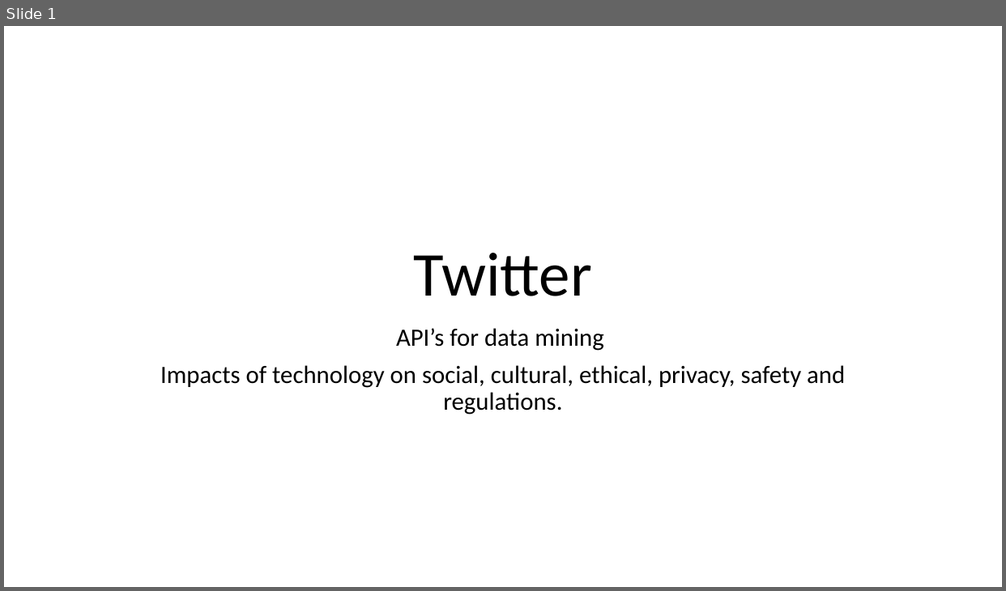
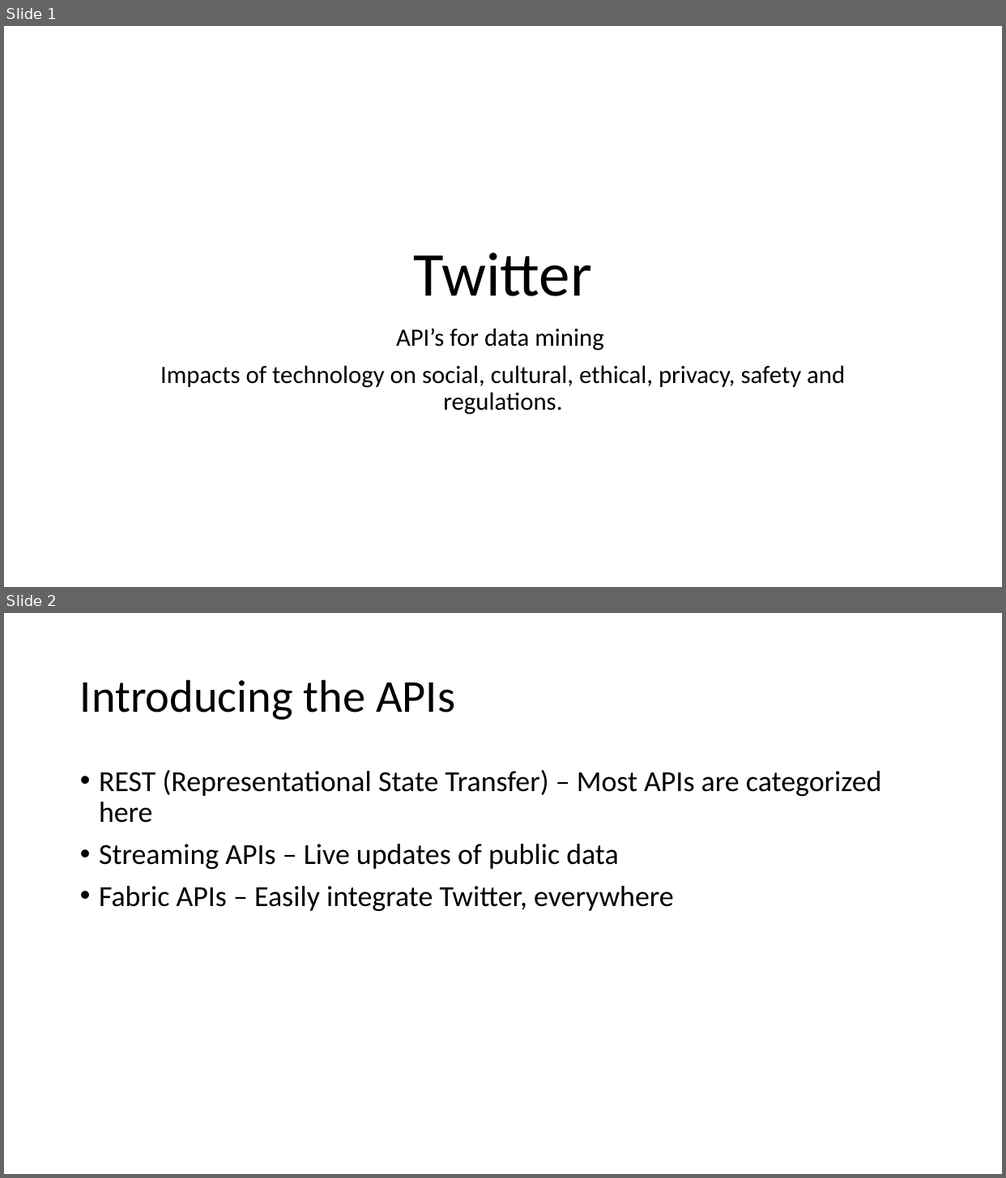
Before and after one commit to deniseygrace/COT-4935-Group-7-Project, a slide deck: Twitter.pptx. Shown one above the other, each under a label of ours: slide 1 before the commit, slides 1 and 2 after it. The pictures are 1006x591 and 1006x1178 pixels, drawn with LibreOffice and Linux fonts; fonts in the diff are those of the drawing. Boxes give left, top, right and bottom in pixels: in the first picture for what was removed or moved away, otherwise in the second. Text is boxed around its words. In the diff, an @@ line names an element or a change of style, - is before the commit and + after.

```diff
--- a/Twitter.pptx
+++ b/Twitter.pptx
@@ slide 2 added at (x1=4, y1=613, x2=1002, y2=1174), background #FFFFFF @@
@@ title added at (x1=80, y1=679, x2=455, y2=720), 44 pt, text #000000 @@
+Introducing the APIs
@@ text added at (x1=99, y1=770, x2=882, y2=911), 28 pt, text #000000 @@
+• REST (Representational State Transfer) – Most APIs are categorized here
+• Streaming APIs – Live updates of public data
+• Fabric APIs – Easily integrate Twitter, everywhere
```
Also in this commit, not shown: 2 slides changed, 12 other slides added.
